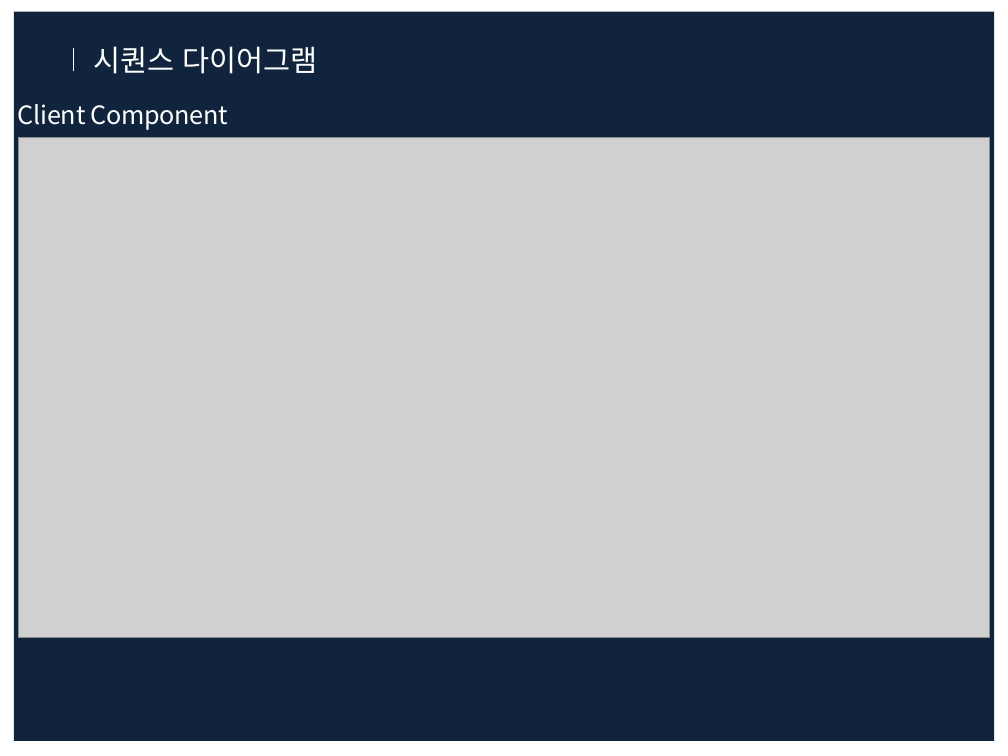
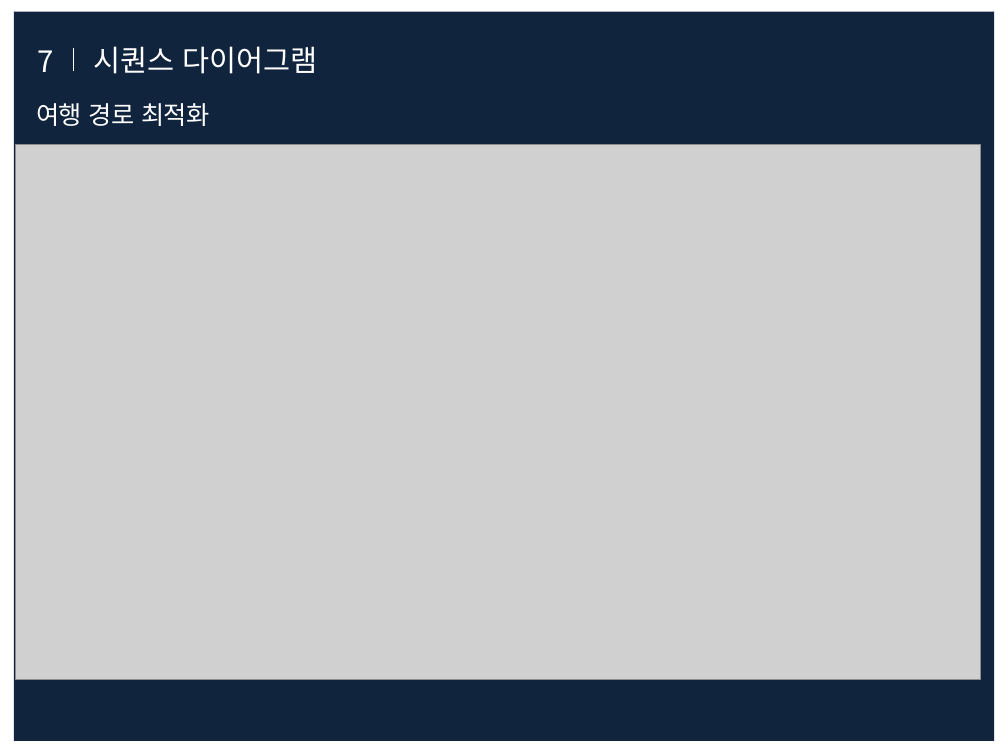
Before and after one commit to ardente6320/TripPilot, a slide deck: slide 13 of 설계/설계 발표자료(강구원, 김기훈, 김태현).pptx (slide 12 before the commit). Drawn at 1008x756 pixels with LibreOffice and Linux fonts; fonts in the diff are those of the drawing; grey boxes stand for pictures. Boxes give left, top, right and bottom in pixels: in the first picture for what was removed or moved away, otherwise in the second. Text is boxed around its words. In the diff, an @@ line names an element or a change of style, - is before the commit and + after.

```diff
--- a/설계/설계 발표자료(강구원, 김기훈, 김태현).pptx
+++ b/설계/설계 발표자료(강구원, 김기훈, 김태현).pptx
@@ text added at (38,50,54,72), 21 pt, text #FFFFFF @@
+7
@@ text at (36,103,210,126): text changed @@
-Client Component
+여행 경로 최적화
@@ picture: place and size @@
-picture at (19,138,989,638)
+picture at (15,144,980,679)
```
Also in this commit, not shown: 1 other file.
